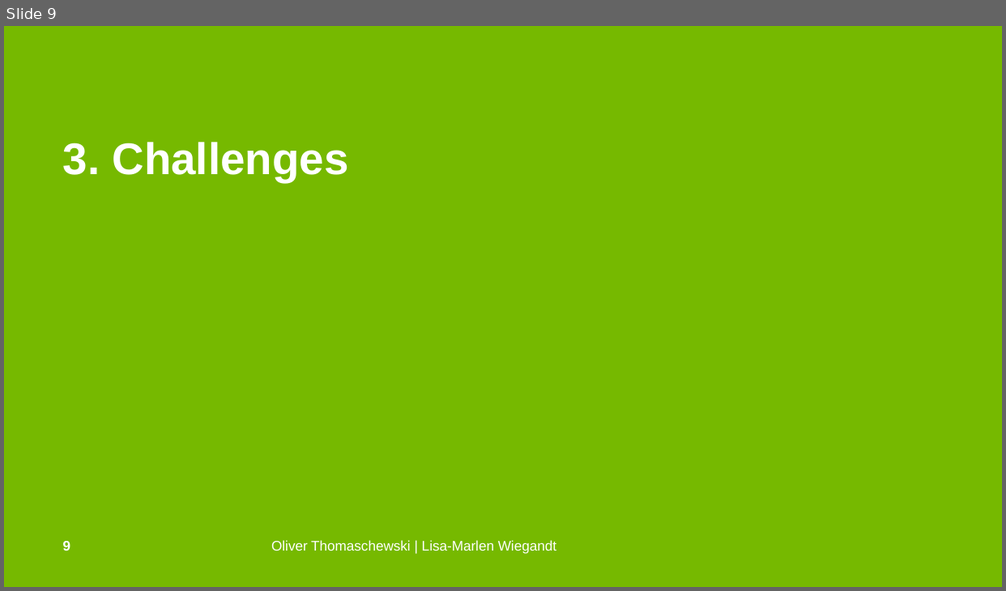
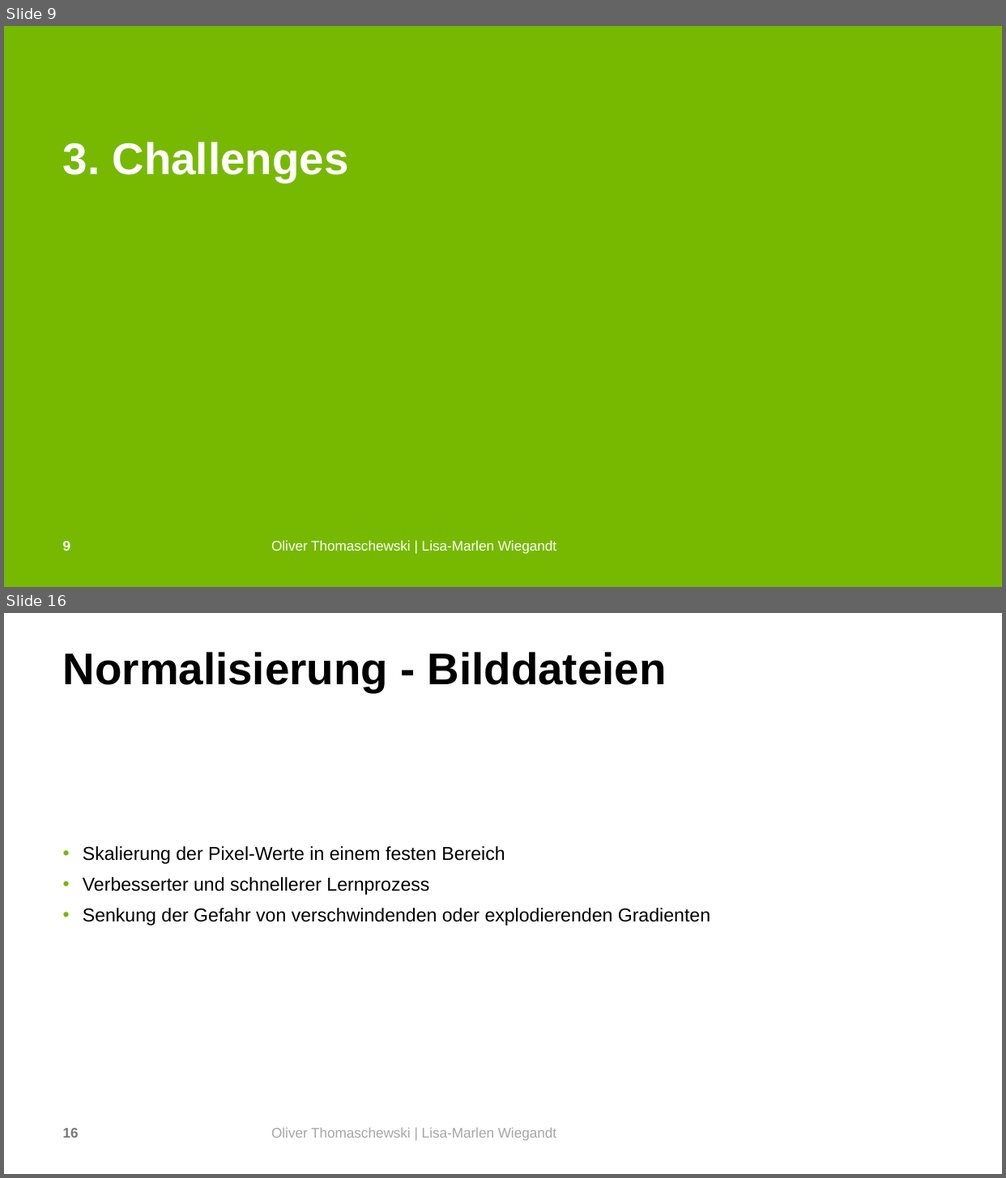
Before and after one commit to OliverThomaschewski/data_augmentation, a slide deck: Präsi.pptx. Shown one above the other, each under a label of ours: slide 9 before the commit, slides 9 and 16 after it; the slides between them are not shown. The pictures are 1006x591 and 1006x1178 pixels, drawn with LibreOffice and Linux fonts; fonts in the diff are those of the drawing; background and template pictures are left out. Boxes give left, top, right and bottom in pixels: in the first picture for what was removed or moved away, otherwise in the second. Text is boxed around its words. In the diff, an @@ line names an element or a change of style, - is before the commit and + after.

```diff
--- a/Präsi.pptx
+++ b/Präsi.pptx
@@ slide 16 added at (4, 613, 1002, 1174), background #FFFFFF @@
@@ title added at (63, 652, 667, 692), 42.7 pt, text #000000, bold @@
+Normalisierung - Bilddateien
@@ text added at (83, 846, 710, 926), 18 pt, text #000000 @@
+      • Skalierung der Pixel-Werte in einem festen Bereich
+      • Verbesserter und schnellerer Lernprozess
+      • Senkung der Gefahr von verschwindenden oder explodierenden Gradienten
@@ page number added at (63, 1128, 79, 1138), 13.3 pt, text #787878, bold @@
+16
@@ text added at (271, 1127, 556, 1141), 13.3 pt, text #A6A6A6 @@
+Oliver Thomaschewski | Lisa-Marlen Wiegandt
```
Also in this commit, not shown: 12 slides changed, 11 other slides added, 1 slide removed, 1 other file.
